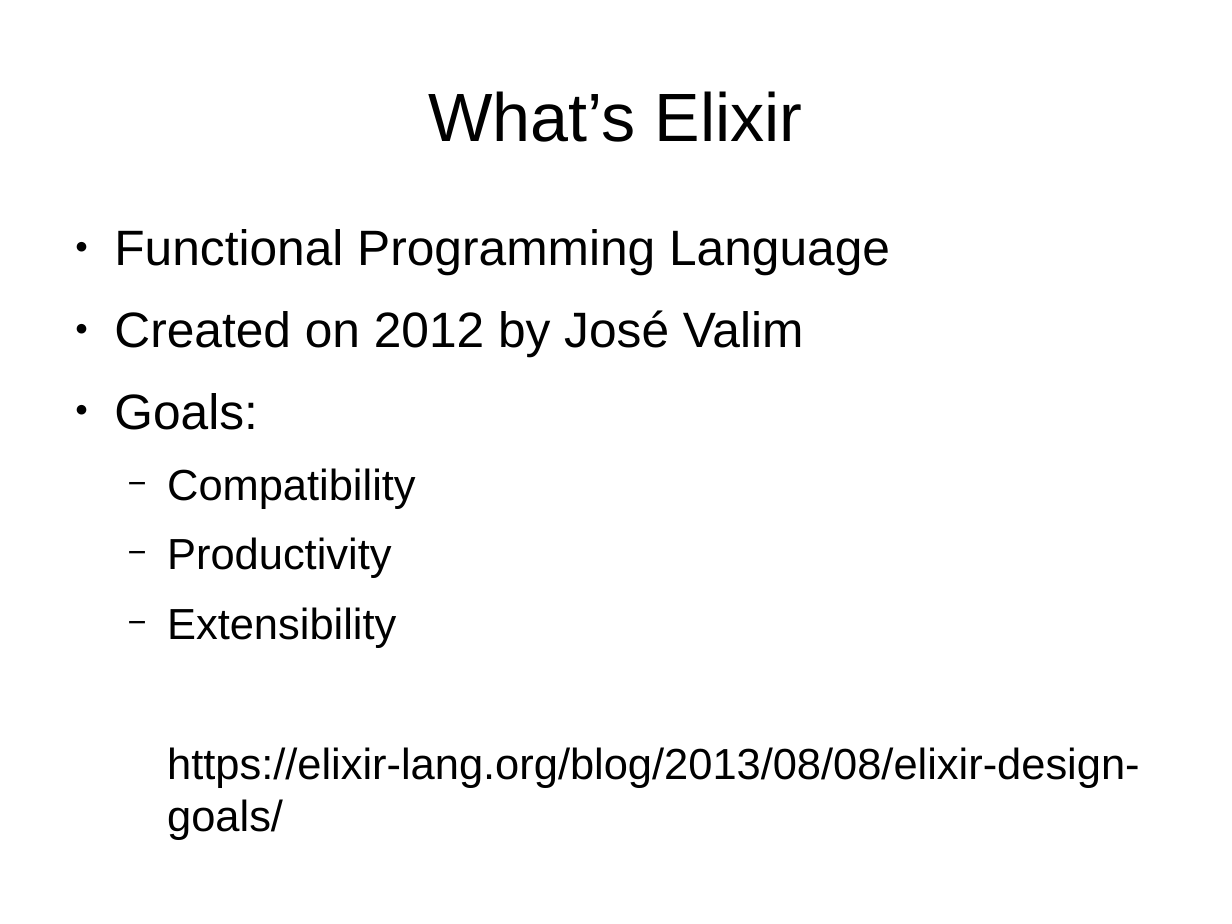
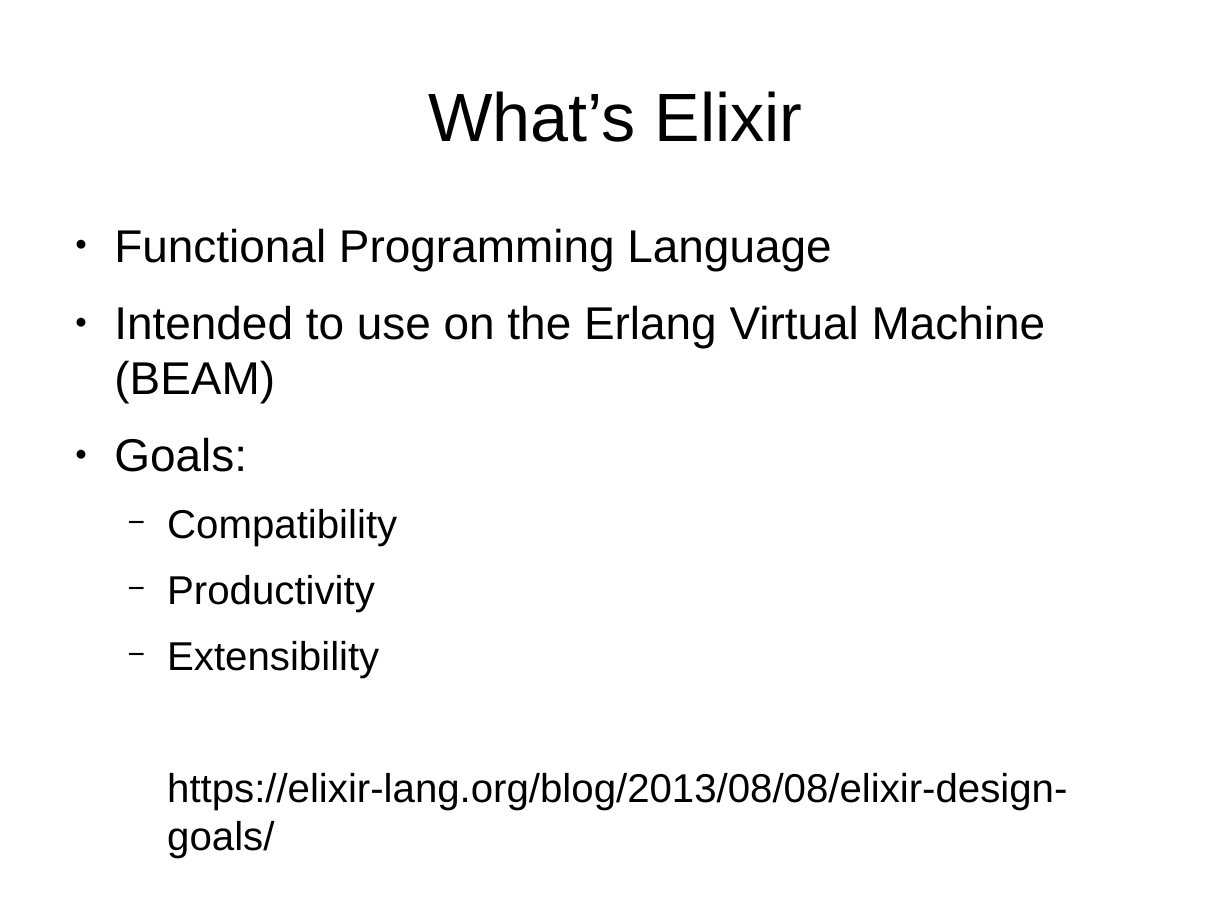
Before and after one commit to ramortegui/talks, a slide deck: slide 3 of odps/elixir-reactive-app.odp. Drawn at 1232x924 pixels with LibreOffice and Linux fonts; fonts in the diff are those of the drawing. Boxes give left, top, right and bottom in pixels: in the first picture for what was removed or moved away, otherwise in the second. Text is boxed around its words. In the diff, an @@ line names an element or a change of style, - is before the commit and + after.

```diff
--- a/odps/elixir-reactive-app.odp
+++ b/odps/elixir-reactive-app.odp
@@ text at [114,228,1067,858]: size 32 to 29.6 pt in "Functional Programming Language", "Goals:"; size 28 to 25.9 pt in "Compatibility", "Productivity", "Extensibility", "https://elixir-lang.org/blog/2013/08/08/elixir-design-goals/" @@
@@ text at [114,305,1046,403]: text changed; size 32 to 29.6 pt @@
-● Created on 2012 by José Valim
+● Intended to use on the Erlang Virtual Machine (BEAM)
```
Also in this commit, not shown: 9 other slides changed, 1 slide added, 3 slides removed.
